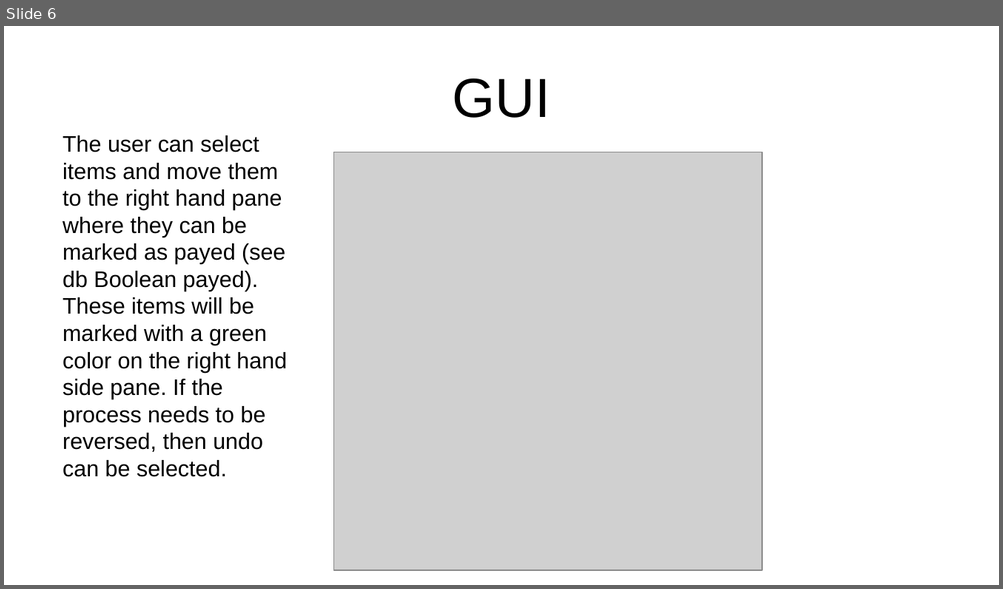
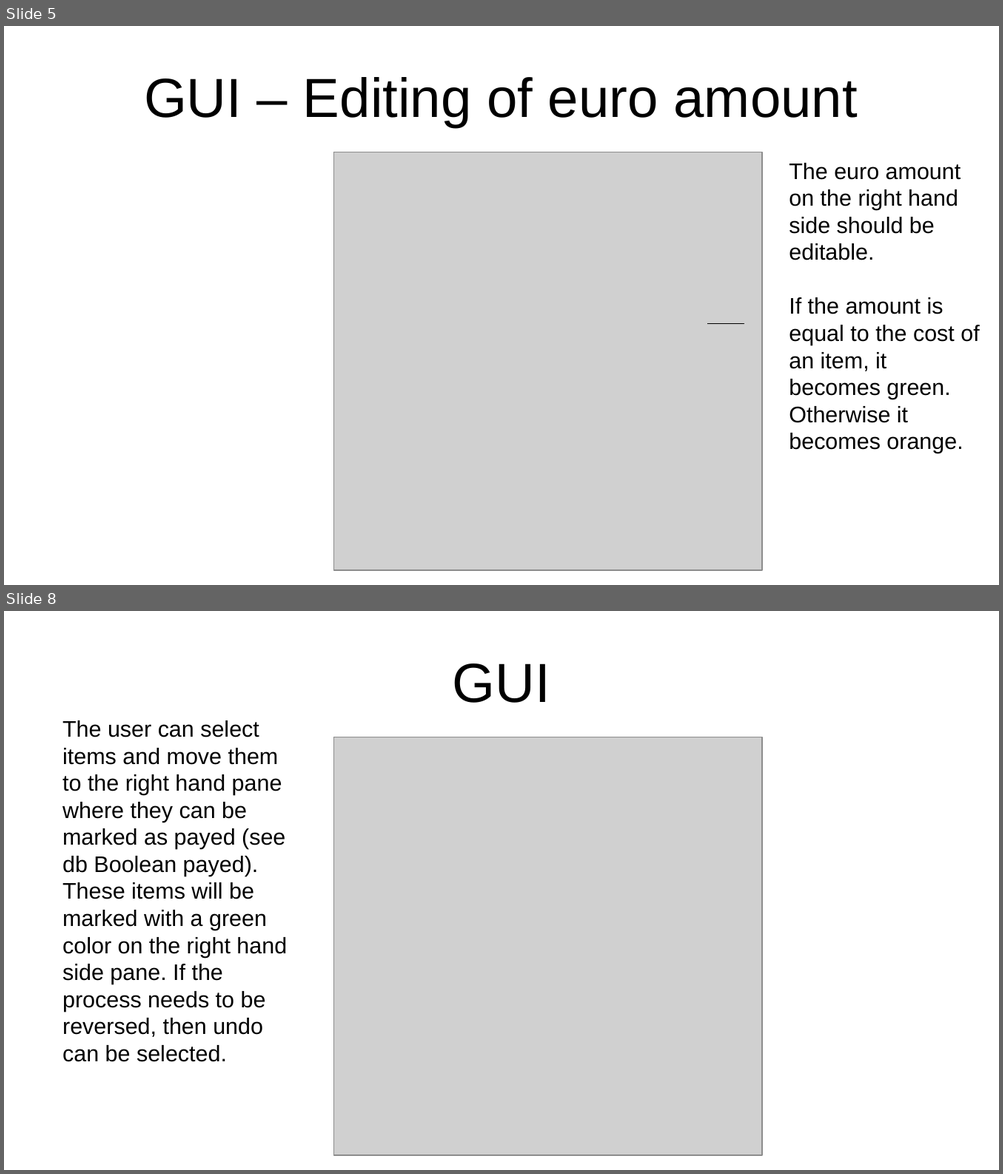
Before and after one commit to GregorGT/GastroManager, a slide deck: Documentation/desktop_android_payments.odp. Shown one above the other, each under a label of ours: slide 6 before the commit, slides 5 and 8 after it; the slides between them are not shown. The pictures are 1003x589 and 1003x1174 pixels, drawn with LibreOffice and Linux fonts; fonts in the diff are those of the drawing; grey boxes stand for pictures. Boxes give left, top, right and bottom in pixels: in the first picture for what was removed or moved away, otherwise in the second. Text is boxed around its words. In the diff, an @@ line names an element or a change of style, - is before the commit and + after.

```diff
--- a/Documentation/desktop_android_payments.odp
+++ b/Documentation/desktop_android_payments.odp
@@ slide 5 added at [4, 26, 999, 585], background #FFFFFF @@
@@ title added at [144, 77, 857, 127], 44 pt, text #000000 @@
+GUI – Editing of euro amount
@@ picture added at [333, 153, 762, 571] @@
@@ text added at [788, 163, 979, 454], 18 pt, text #000000 @@
+The euro amount on the right hand side should be editable.
+If the amount is equal to the cost of an item, it becomes green. Otherwise it becomes orange.
@@ line added from (708, 323) to (744, 323), #000000 0 pt @@
@@ what was slide 6 is now slide 8 @@
```
Also in this commit, not shown: 2 slides changed, 1 other slide added, 1 other file.
